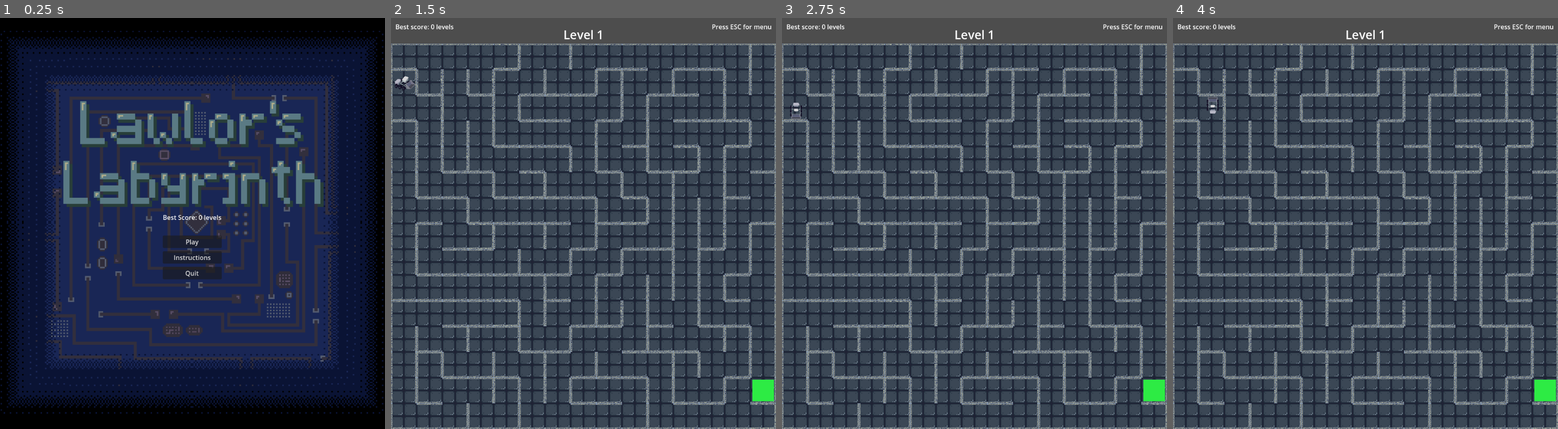
Above: before the commit, frames 1-4 (left to right).
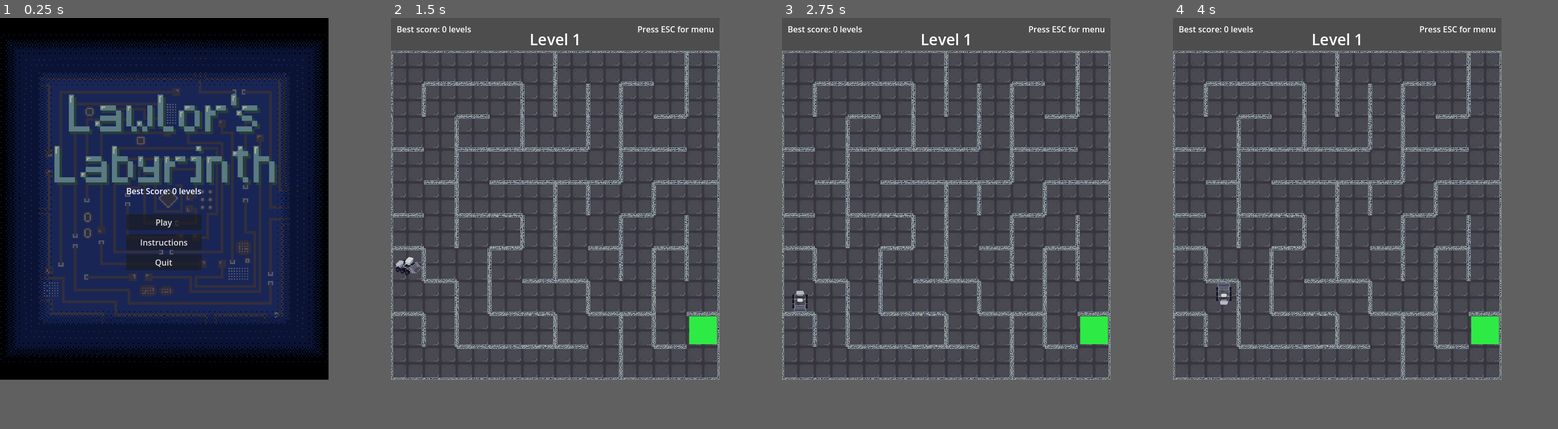
Above: after the commit, the same moments.

Repository: gkim14/CS471_LawlorsLabyrinth
Game: Godot game, scene res://scenes/StartScreen.tscn
Two runs of this game, one before a commit and one after it. Both use one fixed random seed, a clock stepped at 60 frames per second and the inputs below.
Inputs:
- Up to frame 1 (0.25 s): no input
- Up to frame 2 (1.5 s): click "Play" at 0.5 s; tap Enter at 1.25 s; hold D (right) from 1.28 s (still down)
- Up to frame 3 (2.75 s): tap Space at 2 s; release D (right) at 2.03 s; hold S (down) from 2.03 s (still down)
- Up to frame 4 (4 s): tap Enter at 2.75 s; release S (down) at 2.78 s; hold D (right) 2.78-3.53 s; tap Space at 3.5 s; hold W (up) from 3.53 s (still down)
In our replay, the window is 750x800 before the commit and 640x704 after it. These sizes can differ from the game's own. Grey fills any space a smaller window leaves; there, only what the larger window draws over its background counts as a difference.

The runs differ from the first frame. In frame 1, 52% of the frame differs, in the area x 0-100%, y 0-100%; in frame 2, 36%; in frame 3, 36%; in frame 4, 36%.

Commit message:
edited tileset and set maze size to 10

Diff:
--- a/assets/RdMaze.tres
+++ b/assets/RdMaze.tres
@@ -1,6 +1,6 @@
 [gd_resource type="TileSet" load_steps=18 format=3 uid="uid://dcw6qt150n12c"]
 
-[ext_resource type="Texture2D" uid="uid://dy0a76xfkop6m" path="res://assets/TileSet2.png" id="1_l05xf"]
+[ext_resource type="Texture2D" uid="uid://bu64phxtag3go" path="res://assets/TileSet.png" id="1_l05xf"]
 
 [sub_resource type="NavigationPolygon" id="NavigationPolygon_l05xf"]
 vertices = PackedVector2Array(24, 24, -32, 24, -32, -32, 24, -32)
--- a/project.godot
+++ b/project.godot
@@ -21,8 +21,8 @@
 
 [display]
 
-window/size/viewport_width=960
-window/size/viewport_height=1024
+window/size/viewport_width=640
+window/size/viewport_height=704
 window/size/resizable=false
 window/stretch/mode="viewport"
 
--- a/scenes/GameOver.tscn
+++ b/scenes/GameOver.tscn
@@ -35,18 +35,19 @@
 offset_top = 32.0
 offset_right = 15.67981
 offset_bottom = 32.12793
-scale = Vector2(0.47777066, 0.47777066)
+scale = Vector2(0.46403906, 0.46403906)
 texture = ExtResource("2_qae0b")
+expand_mode = 2
 
 [node name="CenterContainer" type="CenterContainer" parent="."]
 layout_mode = 1
 anchors_preset = 15
 anchor_right = 1.0
 anchor_bottom = 1.0
-offset_left = 256.0
-offset_top = 344.0
-offset_right = 16.0
-offset_bottom = 24.0
+offset_left = 208.0
+offset_top = 281.0
+offset_right = -32.0
+offset_bottom = -39.0
 grow_horizontal = 2
 grow_vertical = 2
 
--- a/scenes/StartScreen.tscn
+++ b/scenes/StartScreen.tscn
@@ -23,6 +23,7 @@
 grow_horizontal = 2
 grow_vertical = 2
 color = Color(0, 0, 0, 1)
+metadata/_edit_use_anchors_ = true
 
 [node name="TextureRect" type="TextureRect" parent="ColorRect"]
 layout_mode = 1
@@ -32,8 +33,9 @@
 offset_top = 32.0
 offset_right = 15.67981
 offset_bottom = 32.12793
-scale = Vector2(0.47777066, 0.47777066)
+scale = Vector2(0.46480444, 0.46480444)
 texture = ExtResource("2_pswtb")
+expand_mode = 2
 
 [node name="CenterContainer" type="CenterContainer" parent="."]
 layout_mode = 1
--- a/scripts/game_over.gd
+++ b/scripts/game_over.gd
@@ -19,7 +19,7 @@
 	Global.new_level = true
 	Global.level_count = 1
 	Global.curr_score = 0
-	Global.maze_size = 15
+	Global.maze_size = 10
 	get_tree().reload_current_scene()
 
 func on_exit_to_start():
--- a/scripts/global.gd
+++ b/scripts/global.gd
@@ -4,7 +4,7 @@
 var best_score = 0
 var curr_score = 0
 
-var maze_size = 15
+var maze_size = 10
 
 var new_level = true
 var game_over = false
--- a/scripts/lawlor.gd
+++ b/scripts/lawlor.gd
@@ -3,7 +3,7 @@
 @onready var layer: TileMapLayer = get_parent().get_parent().get_node("TileMapLayer")
 @onready var agent: NavigationAgent2D = $NavigationAgent2D
 var target
-var SPEED = 400
+var SPEED = 410
 
 func _ready() -> void:
 	@warning_ignore("integer_division")
--- a/scripts/main.gd
+++ b/scripts/main.gd
@@ -15,7 +15,6 @@
 
 	emit_signal("updated")
 	get_window().content_scale_size = Vector2i((Global.maze_size)*64,(Global.maze_size+1)*64)
-
 	if Global.best_score == 1:
 		score.text = "Best score: " + str(Global.best_score) + " level"
 	else:
--- a/scripts/maze_addon.gd
+++ b/scripts/maze_addon.gd
@@ -24,12 +24,12 @@
 	seconds += Global.level_count/5
 	add_player()
 	add_exit()
+	emit_signal("ready")
 	add_lawlor()
-	emit_signal("ready")
 
 func add_player():
 	if Global.new_level:
-		var rd = rng.randi_range(1, 15)
+		var rd = rng.randi_range(1, Global.maze_size)
 		Global.player_pos = Vector2i(0,rd)
 	Map.set_cell(Global.player_pos, source_id, Vector2i(0,0), player_id)
 
--- a/scripts/rd_maze.gd
+++ b/scripts/rd_maze.gd
@@ -51,7 +51,6 @@
 
 	width = Global.maze_size # width of map (in tiles)
 	height = Global.maze_size # height of map (in tiles)
-
 	make_maze()
 
 func check_neighbors(cell, unvisited):
--- a/scripts/start_screen.gd
+++ b/scripts/start_screen.gd
@@ -16,11 +16,12 @@
 	quit_button.pressed.connect(on_quit)
 
 func on_play():
+	print("start")
 	Global.game_over = false
 	Global.new_level = true
 	Global.level_count = 1
 	Global.curr_score = 0
-	Global.maze_size = 15
+	Global.maze_size = 10
 	get_tree().change_scene_to_file("res://scenes/Main.tscn")
 
 func on_instructions():
Binary file added: assets/TileSet.png
Not shown, changed: assets/TileSet.png.import
Binary file removed: assets/TileSet2.png
